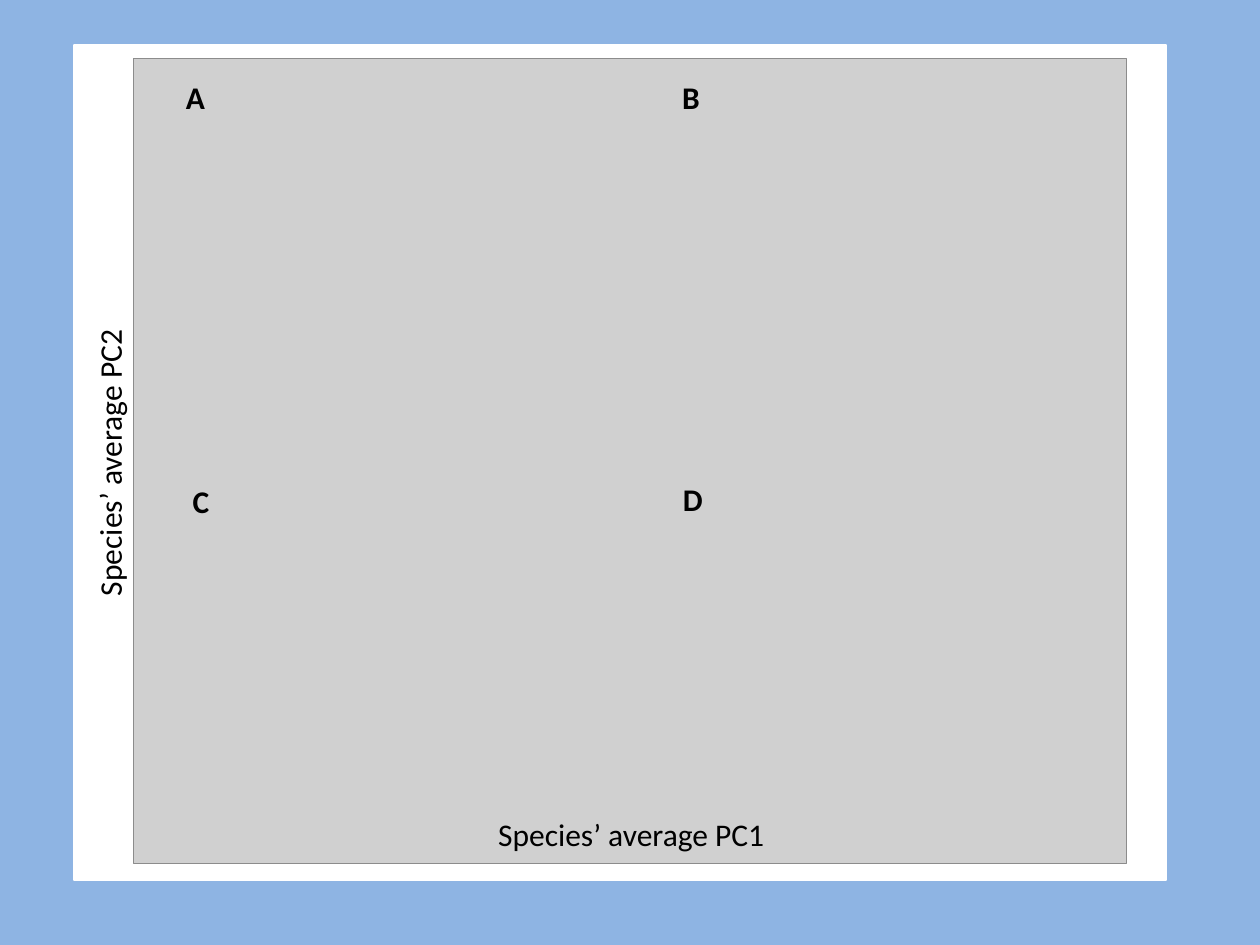
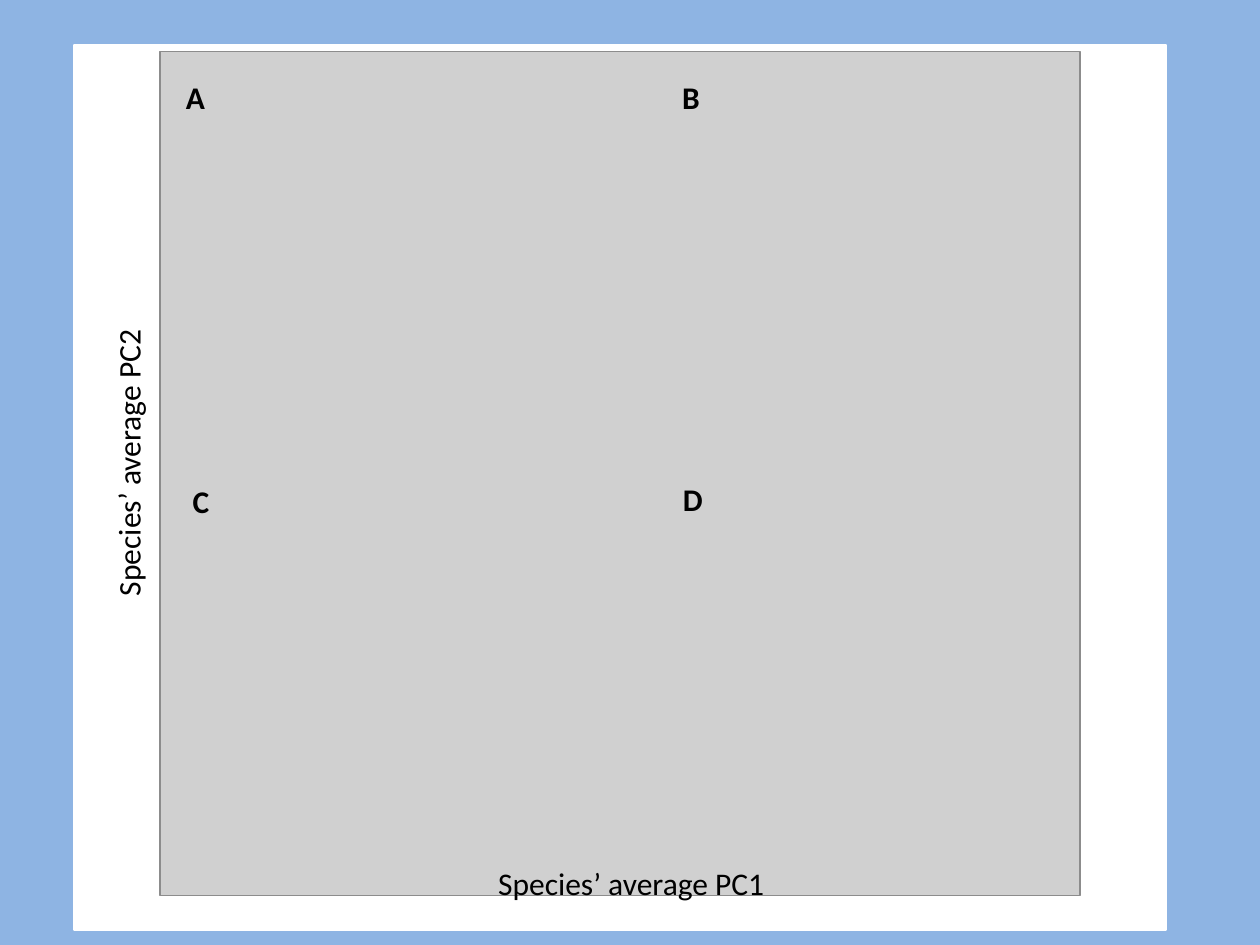
Before and after one commit to SiveFinlay/Thesis, a slide deck: slide 1 of Disparity/output/shape_data/FourPlotPCA.pptx. Drawn at 1260x945 pixels with LibreOffice and Linux fonts; fonts in the diff are those of the drawing; grey boxes stand for pictures. Boxes give left, top, right and bottom in pixels: in the first picture for what was removed or moved away, otherwise in the second. Text is boxed around its words. In the diff, an @@ line names an element or a change of style, - is before the commit and + after.

```diff
--- a/Disparity/output/shape_data/FourPlotPCA.pptx
+++ b/Disparity/output/shape_data/FourPlotPCA.pptx
@@ rectangle: place and size @@
-rectangle at [74,45,1166,878]
+rectangle at [74,45,1166,929]
@@ picture: place and size @@
-picture at [134,58,1126,863]
+picture at [160,52,1080,896]
@@ text "Species’ average PC2": place and size @@
-text "Species’ average PC2" at [92,334,130,593]
+text "Species’ average PC2" at [111,334,149,593]
@@ text "Species’ average PC1": place and size @@
-text "Species’ average PC1" at [498,824,764,852]
+text "Species’ average PC1" at [498,873,764,903]
```
Also in this commit, not shown: 8 other files.
